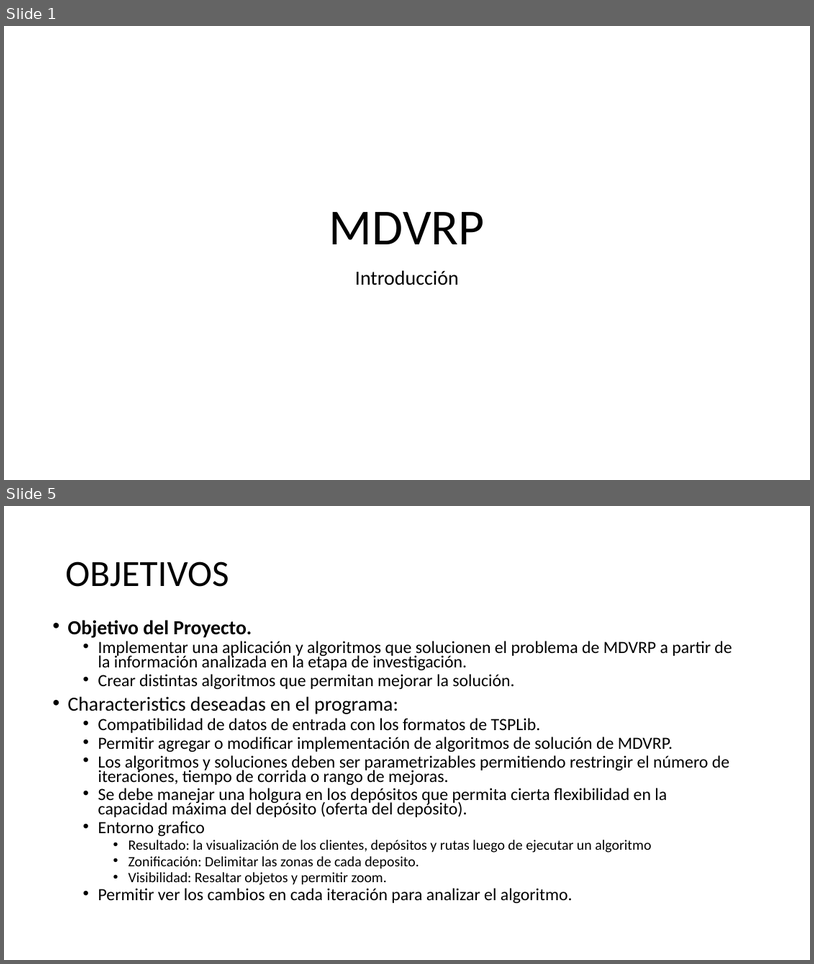
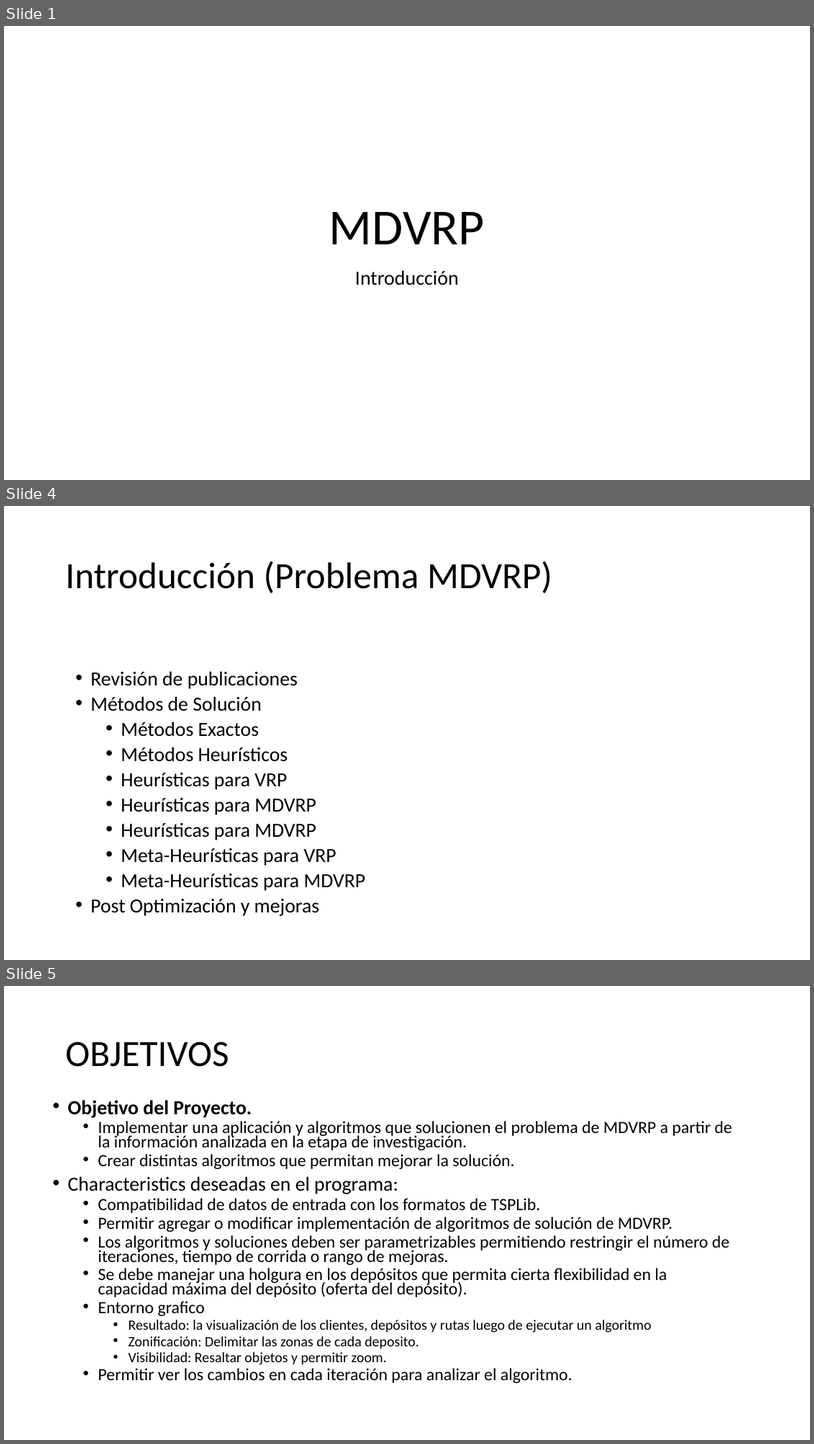
Before and after one commit to urubusale/proyvrp, a slide deck: Version/Documentación/MDVRP.pptx. Shown one above the other, each under a label of ours: slides 1 and 5 before the commit, slides 1, 4 and 5 after it; the slides between them are not shown. The pictures are 814x964 and 814x1444 pixels, drawn with LibreOffice and Linux fonts; fonts in the diff are those of the drawing. Boxes give left, top, right and bottom in pixels: in the first picture for what was removed or moved away, otherwise in the second. Text is boxed around its words. In the diff, an @@ line names an element or a change of style, - is before the commit and + after.

```diff
--- a/Version/Documentación/MDVRP.pptx
+++ b/Version/Documentación/MDVRP.pptx
@@ slide 4 added at [4, 506, 810, 960], background #FFFFFF @@
@@ title added at [65, 561, 553, 593], 44 pt, text #000000 @@
+Introducción (Problema MDVRP)
@@ text added at [90, 671, 366, 916], 23.8 pt, text #000000 @@
+  • Revisión de publicaciones
+  • Métodos de Solución
+    • Métodos Exactos
+    • Métodos Heurísticos
+    • Heurísticas para VRP
+    • Heurísticas para MDVRP
+    • Heurísticas para MDVRP
+    • Meta-Heurísticas para VRP
+    • Meta-Heurísticas para MDVRP
+  • Post Optimización y mejoras
```
Also in this commit, not shown: 4 slides changed, 1 slide removed.
